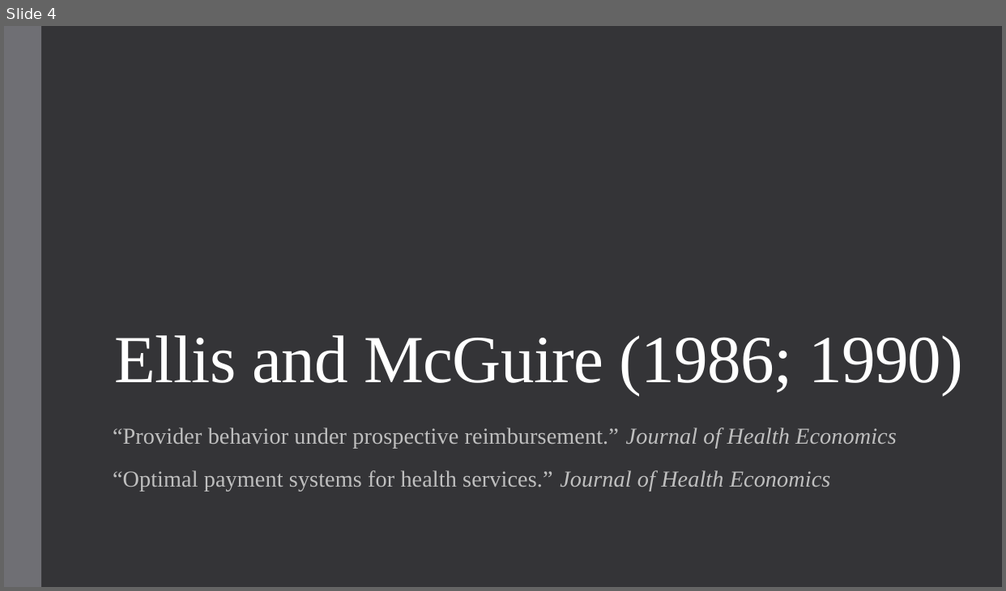
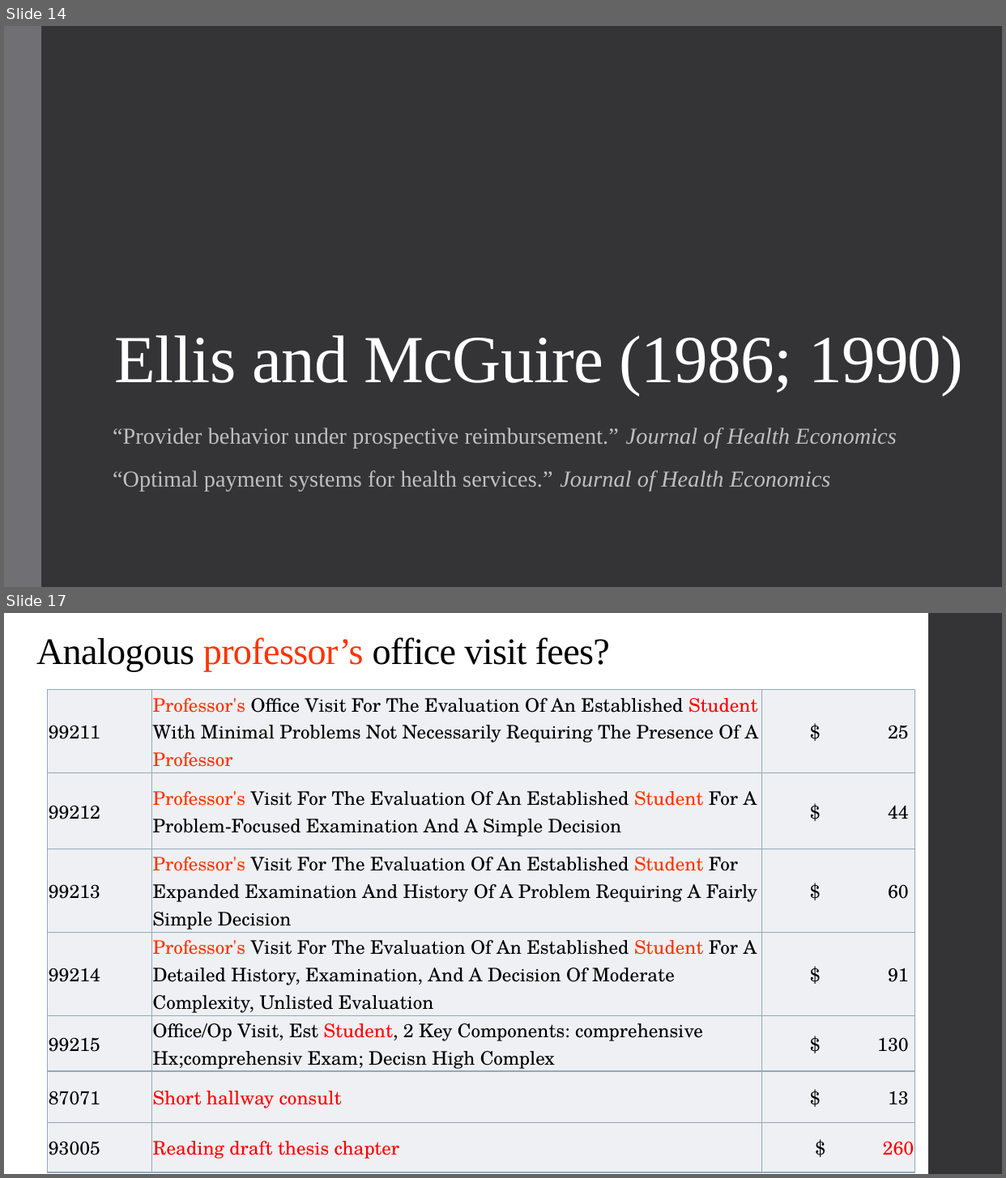
Before and after one commit to alex-hoagland/HAD6750H, a slide deck: Lecture04_ProviderPayment/L4Slides_ProviderPayment_2023W.pptx. Shown one above the other, each under a label of ours: slide 4 before the commit, slides 14 and 17 after it; the slides between them are not shown. The pictures are 1006x591 and 1006x1178 pixels, drawn with LibreOffice and Linux fonts; fonts in the diff are those of the drawing. Boxes give left, top, right and bottom in pixels: in the first picture for what was removed or moved away, otherwise in the second. Text is boxed around its words. In the diff, an @@ line names an element or a change of style, - is before the commit and + after.

```diff
--- a/Lecture04_ProviderPayment/L4Slides_ProviderPayment_2023W.pptx
+++ b/Lecture04_ProviderPayment/L4Slides_ProviderPayment_2023W.pptx
@@ slide 17 added at <box>4,613,1002,1174</box>, background #FFFFFF @@
@@ rectangle added at <box>928,613,1002,1174</box>, fill #353537 @@
@@ text added at <box>36,637,610,672</box>, 36 pt, text #000000 @@
+Analogous professor’s office visit fees?
@@ table added at <box>48,690,914,1162</box>, 7 rows, 3 columns @@
+99211 | Professor's Office Visit For The Evaluation Of An Established Student With Minimal Problems Not Necessarily Requiring The Presence Of A Professor | $ 25
+99212 | Professor's Visit For The Evaluation Of An Established Student For A Problem-Focused Examination And A Simple Decision | $ 44
+99213 | Professor's Visit For The Evaluation Of An Established Student For Expanded Examination And History Of A Problem Requiring A Fairly Simple Decision | $ 60
+99214 | Professor's Visit For The Evaluation Of An Established Student For A Detailed History, Examination, And A Decision Of Moderate Complexity, Unlisted Evaluation | $ 91
+99215 | Office/Op Visit, Est Student, 2 Key Components: comprehensive Hx;comprehensiv Exam; Decisn High Complex | $ 130
+87071 | Short hallway consult | $ 13
+93005 | Reading draft thesis chapter | $ 260
@@ what was slide 4 is now slide 14 @@
```
Also in this commit, not shown: 2 slides changed, 50 other slides added, 1 slide removed, 14 other files.
